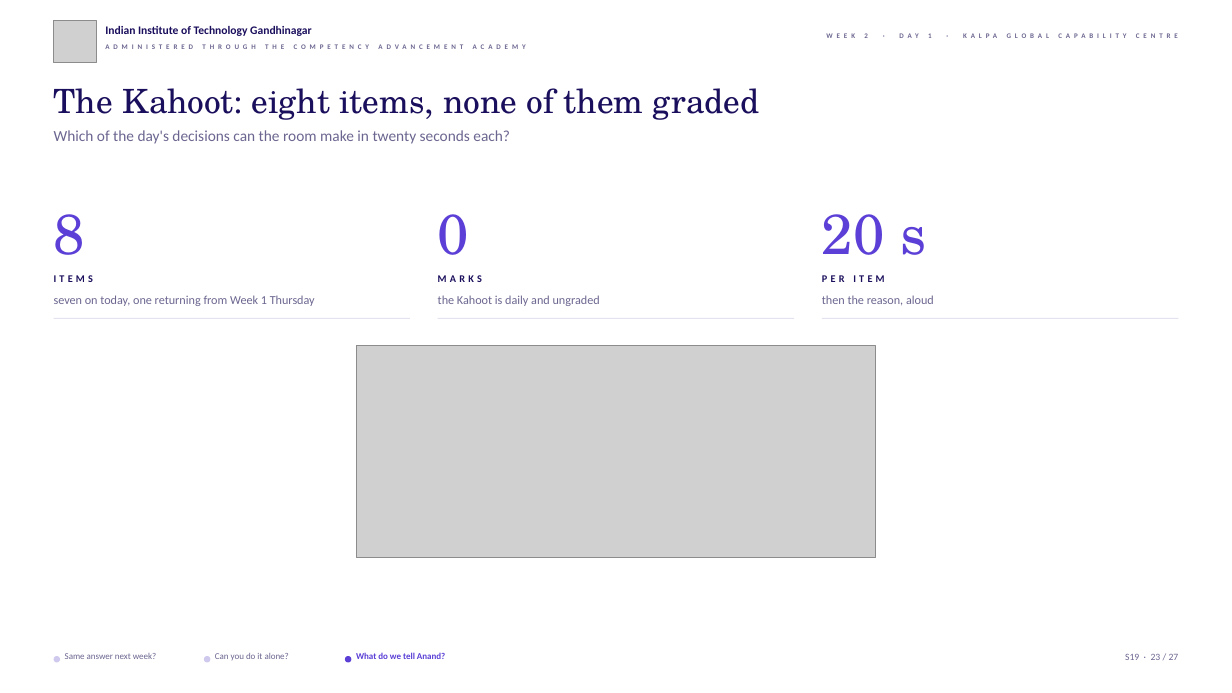
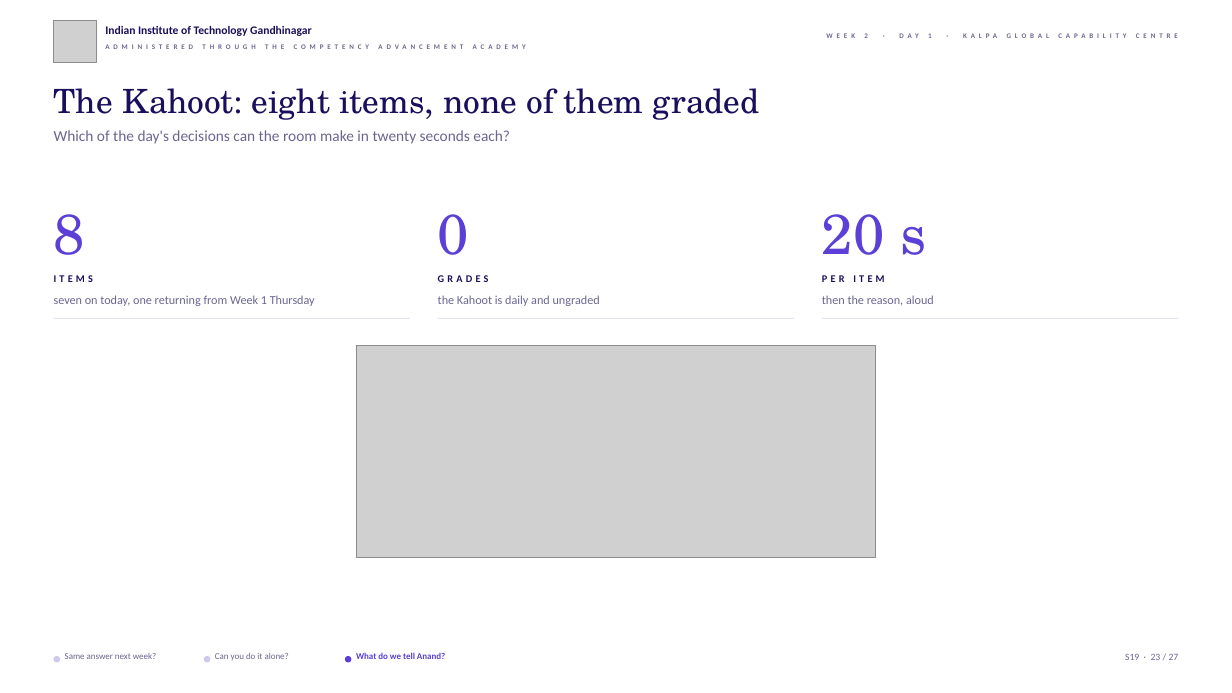
Before and after one commit to fde-academy-lab/c2-content-factory, a slide deck: slide 23 of content/W02/D1/slides/C2_W02_D01_half2_STUDENT.pptx. Drawn at 1232x693 pixels with LibreOffice and Linux fonts; fonts in the diff are those of the drawing; grey boxes stand for pictures; background and template pictures are left out. Boxes give left, top, right and bottom in pixels: in the first picture for what was removed or moved away, otherwise in the second. Text is boxed around its words. In the diff, an @@ line names an element or a change of style, - is before the commit and + after.

```diff
--- a/content/W02/D1/slides/C2_W02_D01_half2_STUDENT.pptx
+++ b/content/W02/D1/slides/C2_W02_D01_half2_STUDENT.pptx
@@ text at box(438, 275, 489, 282): text changed @@
-MARKS
+GRADES
```
Also in this commit, not shown: 3 other files.
